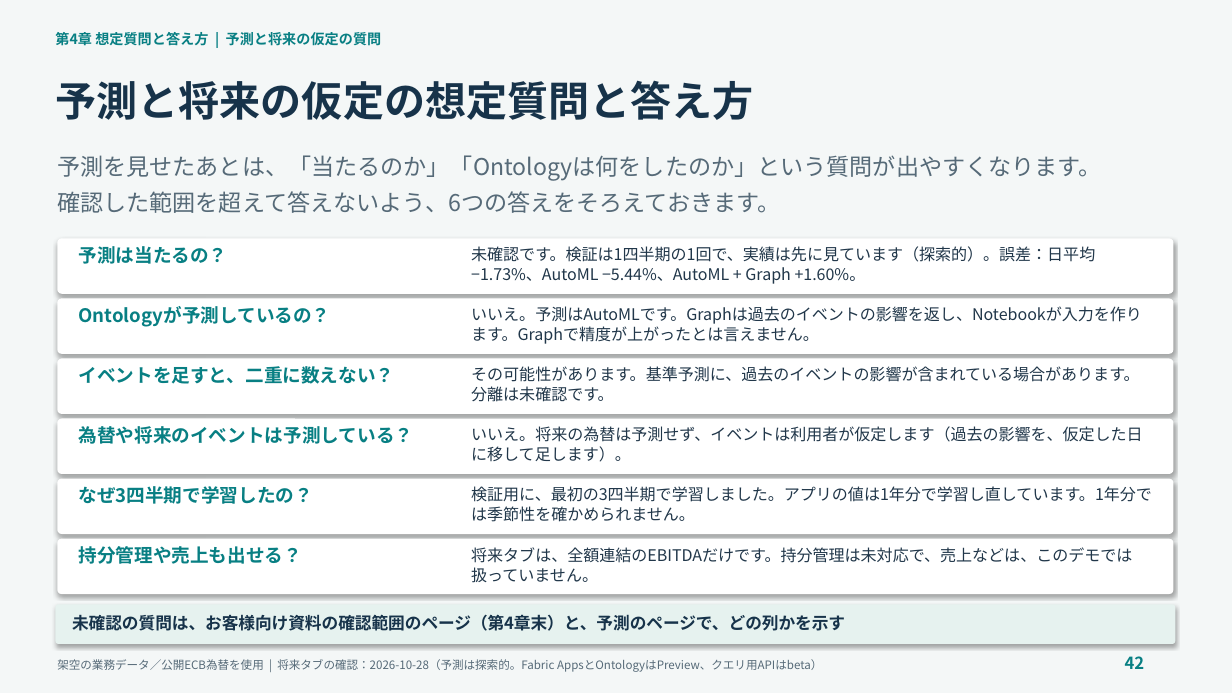
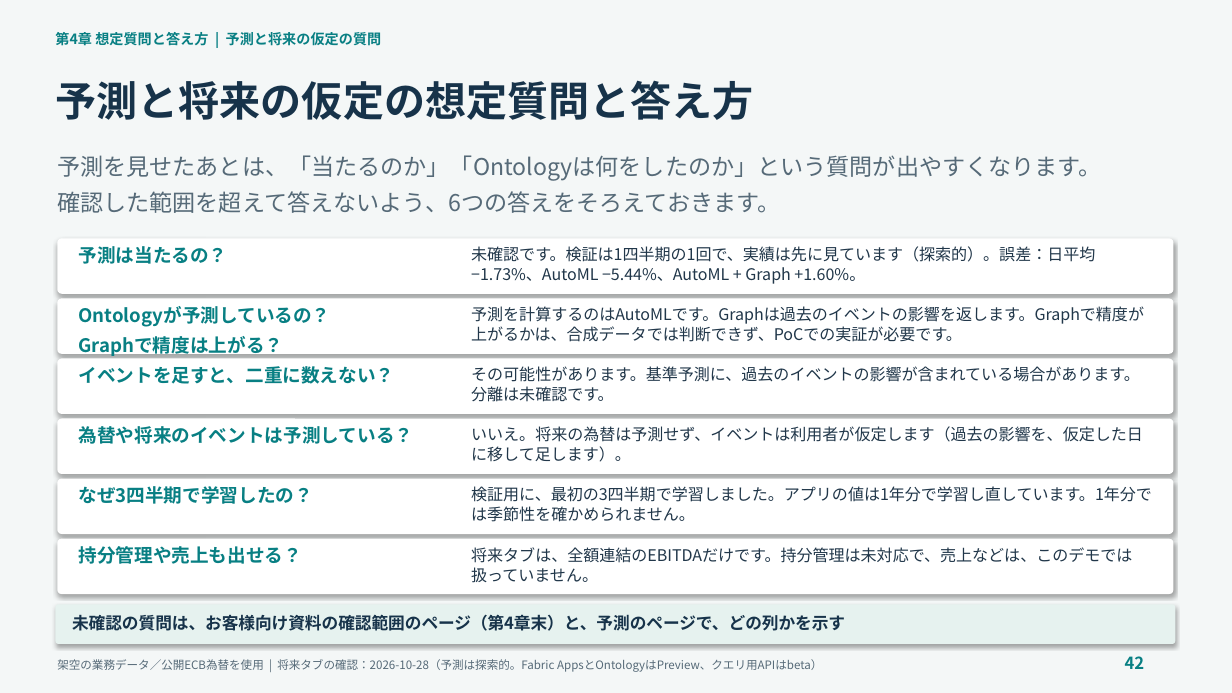
Before and after one commit to c-nova/FabricOntology_Trading, a slide deck: slide 42 of decks/TradingOntology_Demo_Presenter_Guide_JA.pptx. Drawn at 1232x693 pixels with LibreOffice and Linux fonts; fonts in the diff are those of the drawing. Boxes give left, top, right and bottom in pixels: in the first picture for what was removed or moved away, otherwise in the second. Text is boxed around its words. In the diff, an @@ line names an element or a change of style, - is before the commit and + after.

```diff
--- a/decks/TradingOntology_Demo_Presenter_Guide_JA.pptx
+++ b/decks/TradingOntology_Demo_Presenter_Guide_JA.pptx
@@ text at (471, 306, 1144, 342): text changed @@
-いいえ。予測はAutoMLです。Graphは過去のイベントの影響を返し、Notebookが入力を作ります。Graphで精度が上がったとは言えません。
+予測を計算するのはAutoMLです。Graphは過去のイベントの影響を返します。Graphで精度が上がるかは、合成データでは判断できず、PoCでの実証が必要です。
@@ text at (79, 336, 284, 358): paragraph added @@
+Graphで精度は上がる？
```
Also in this commit, not shown: 1 other slide changed, 4 other files.
